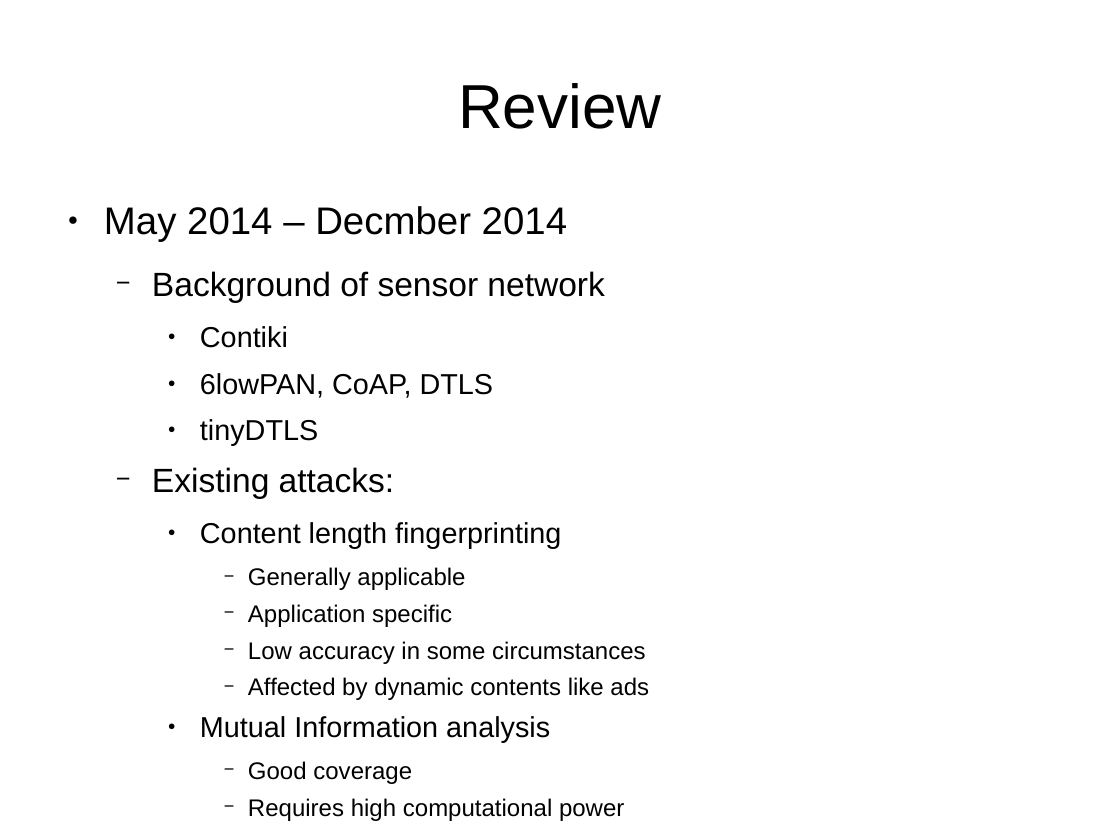
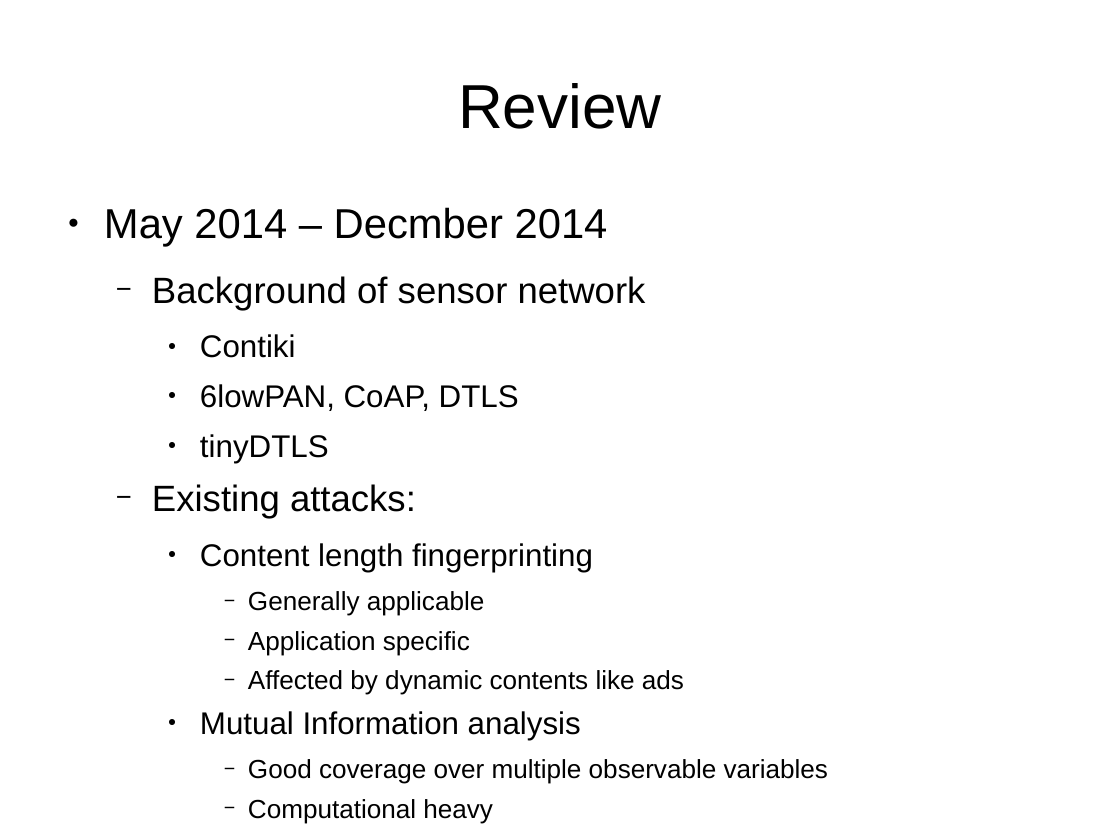
Before and after one commit to Salties/MI-Side-Channel-DTLS, a slide deck: slide 2 of Writings/First-year-review_20150422/Presentation/FirstYearReview20150422.odp. Drawn at 1120x840 pixels with LibreOffice and Linux fonts; fonts in the diff are those of the drawing. Boxes give left, top, right and bottom in pixels: in the first picture for what was removed or moved away, otherwise in the second. Text is boxed around its words. In the diff, an @@ line names an element or a change of style, - is before the commit and + after.

Commit message:
Update

```diff
--- a/Writings/First-year-review_20150422/Presentation/FirstYearReview20150422.odp
+++ b/Writings/First-year-review_20150422/Presentation/FirstYearReview20150422.odp
@@ text at [104, 207, 684, 740]: size 27.2 to 29.6 pt in "May 2014 – Decmber 2014"; size 23.8 to 25.9 pt in "Background of sensor network", "Existing attacks:"; size 20.4 to 22.2 pt in "Contiki", "6lowPAN, CoAP, DTLS", "tinyDTLS", "Content length fingerprinting" and 1 more places; size 17 to 18.5 pt in "Generally applicable", "Application specific", "Affected by dynamic contents like ads" @@
@@ text at [248, 641, 645, 664]: paragraph removed @@
-      − Low accuracy in some circumstances
@@ text at [248, 759, 828, 823]: text changed; size 17 to 18.5 pt @@
-      − Good coverage
-      − Requires high computational power
+      − Good coverage over multiple observable variables
+      − Computational heavy
```
Also in this commit, not shown: 1 other slide changed.
